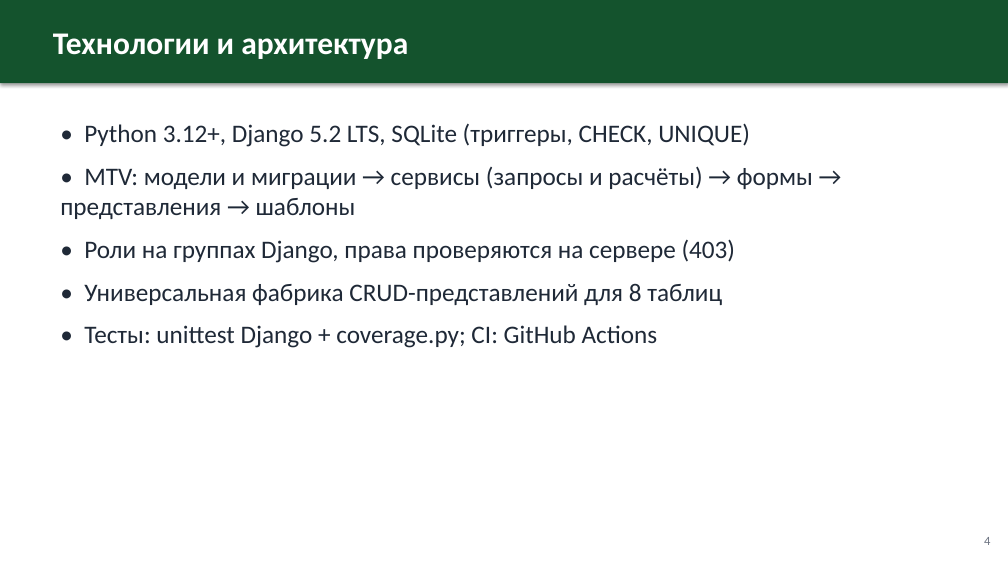
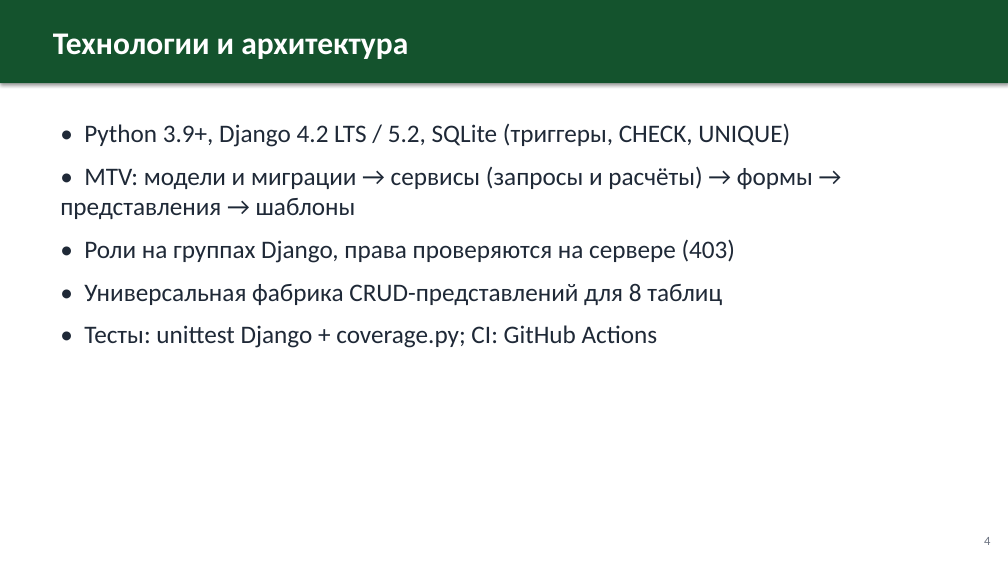
Before and after one commit to Uzalov-Gamid/sport-club, a slide deck: slide 4 of docs/Презентация_Спортивный_клуб.pptx. Drawn at 1008x567 pixels with LibreOffice and Linux fonts; fonts in the diff are those of the drawing. Boxes give left, top, right and bottom in pixels: in the first picture for what was removed or moved away, otherwise in the second. Text is boxed around its words. In the diff, an @@ line names an element or a change of style, - is before the commit and + after.

```diff
--- a/docs/Презентация_Спортивный_клуб.pptx
+++ b/docs/Презентация_Спортивный_клуб.pptx
@@ text at (84,124,790,147): text changed @@
-• Python 3.12+, Django 5.2 LTS, SQLite (триггеры, CHECK, UNIQUE)
+• Python 3.9+, Django 4.2 LTS / 5.2, SQLite (триггеры, CHECK, UNIQUE)
```
Also in this commit, not shown: 6 other slides changed, 1 other file.
